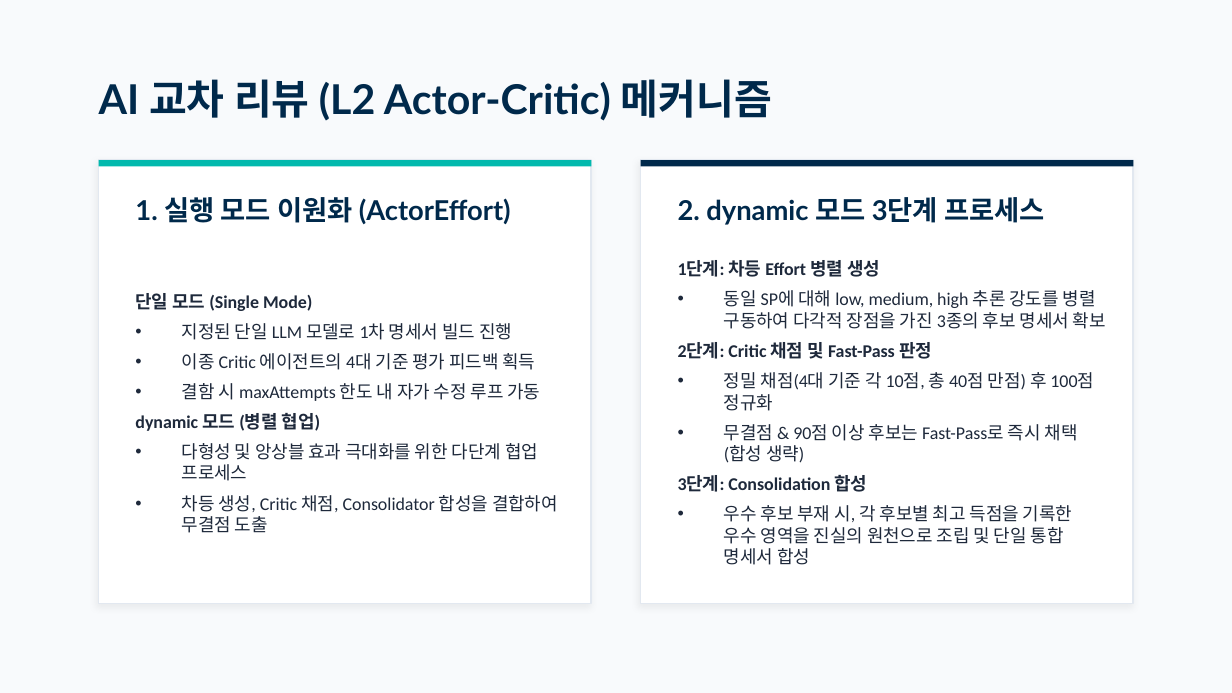
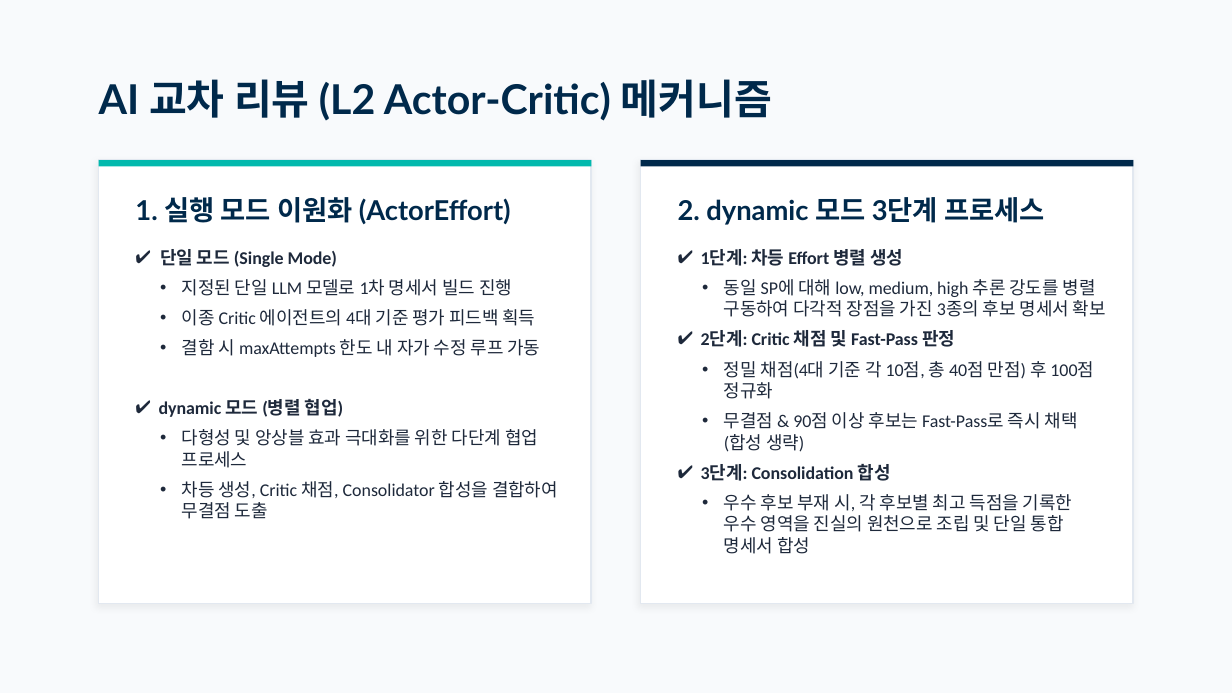
Before and after one commit to moondae815/sp-reverse-engineering, a slide deck: slide 6 of docs/ReSet_Presentation.pptx. Drawn at 1232x693 pixels with LibreOffice and Linux fonts; fonts in the diff are those of the drawing. Boxes give left, top, right and bottom in pixels: in the first picture for what was removed or moved away, otherwise in the second. Text is boxed around its words. In the diff, an @@ line names an element or a change of style, - is before the commit and + after.

```diff
--- a/docs/ReSet_Presentation.pptx
+++ b/docs/ReSet_Presentation.pptx
@@ text "단일 모드 (Single Mode)" at box(159, 249, 558, 519): bullet none to ✔; less space between paragraphs; indent changed; vertical alignment middle to top @@
@@ text "1단계: 차등 Effort 병렬 생성" at box(701, 249, 1106, 554): bullet none to ✔; less space between paragraphs; indent changed; vertical alignment middle to top @@
```
Also in this commit, not shown: 9 other slides changed.
